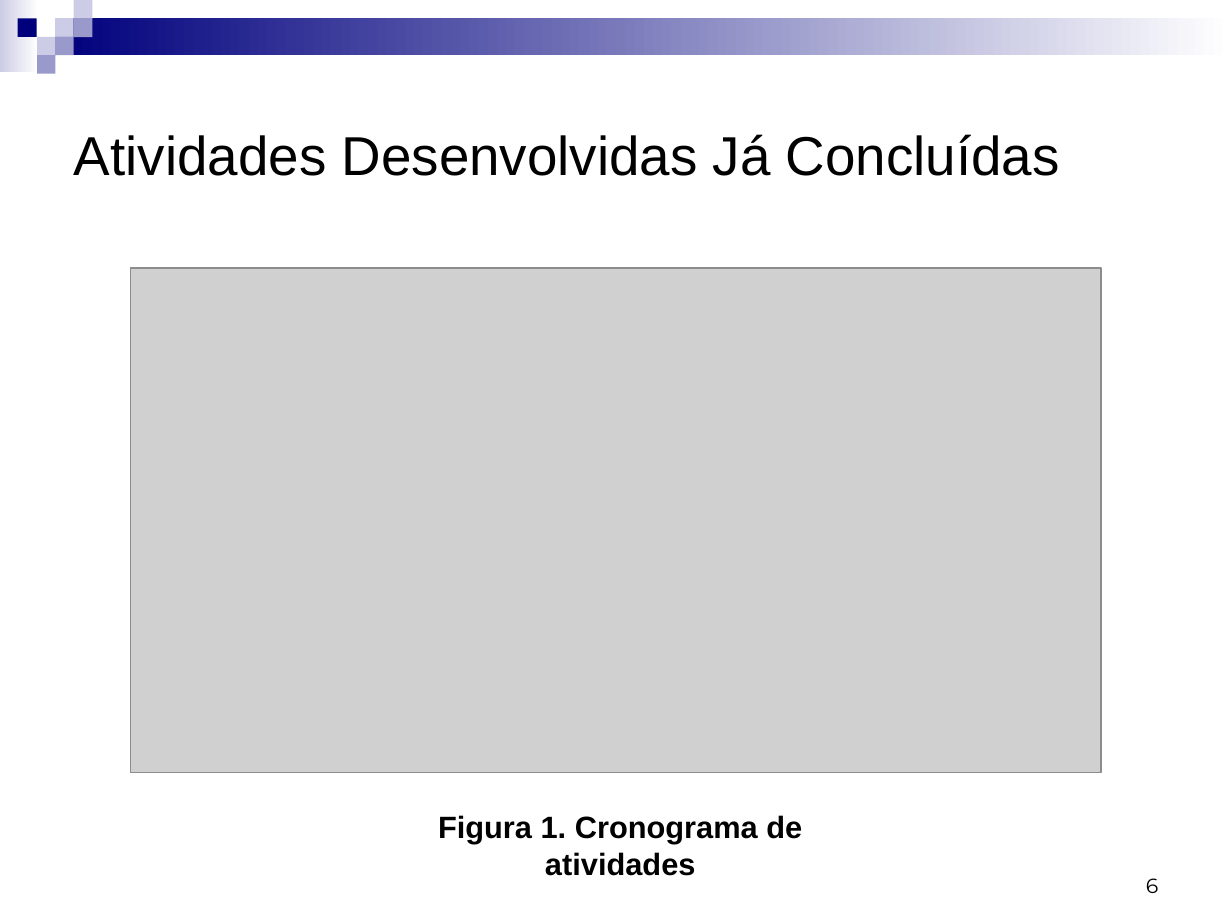
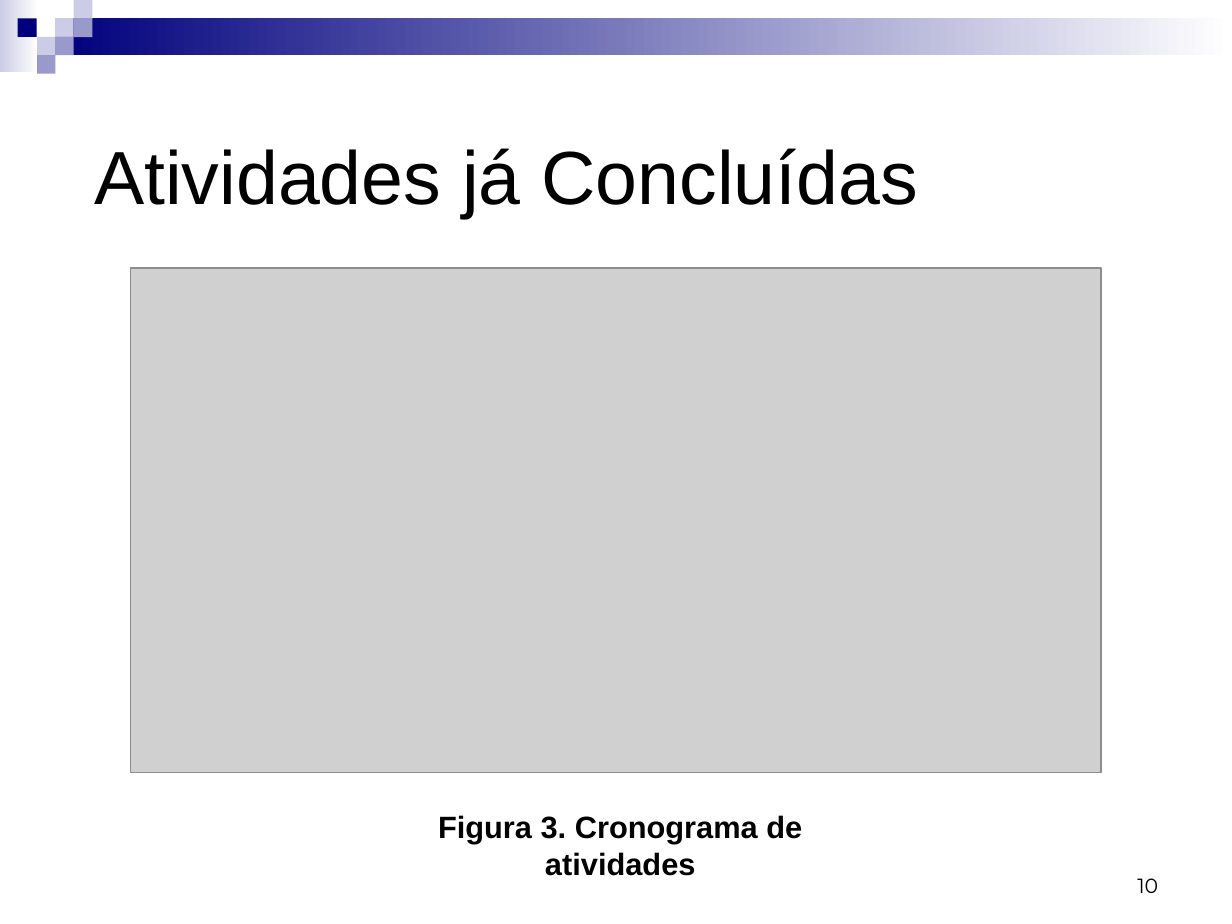
Before and after one commit to Gabrielfgrd/CamaraRB, a slide deck: slide 10 of Documentos/Documentos das aulas/Apresentação para o dia 10.ppt (slide 6 before the commit). Drawn at 1232x924 pixels with LibreOffice and Linux fonts; fonts in the diff are those of the drawing; grey boxes stand for pictures. Boxes give left, top, right and bottom in pixels: in the first picture for what was removed or moved away, otherwise in the second. Text is boxed around its words. In the diff, an @@ line names an element or a change of style, - is before the commit and + after.

```diff
--- a/Documentos/Documentos das aulas/Apresentação para o dia 10.ppt
+++ b/Documentos/Documentos das aulas/Apresentação para o dia 10.ppt
@@ text at (x1=94, y1=148, x2=918, y2=218): text changed; size 32 to 44 pt @@
-Atividades Desenvolvidas Já Concluídas
+Atividades já Concluídas
@@ text at (x1=438, y1=815, x2=802, y2=844): text changed @@
-Figura 1. Cronograma de
+Figura 3. Cronograma de
@@ page number at (x1=1137, y1=878, x2=1158, y2=893): text changed @@
-6
+10
```
Also in this commit, not shown: 13 other slides changed, 10 slides added, 2 slides removed, 49 other files.
